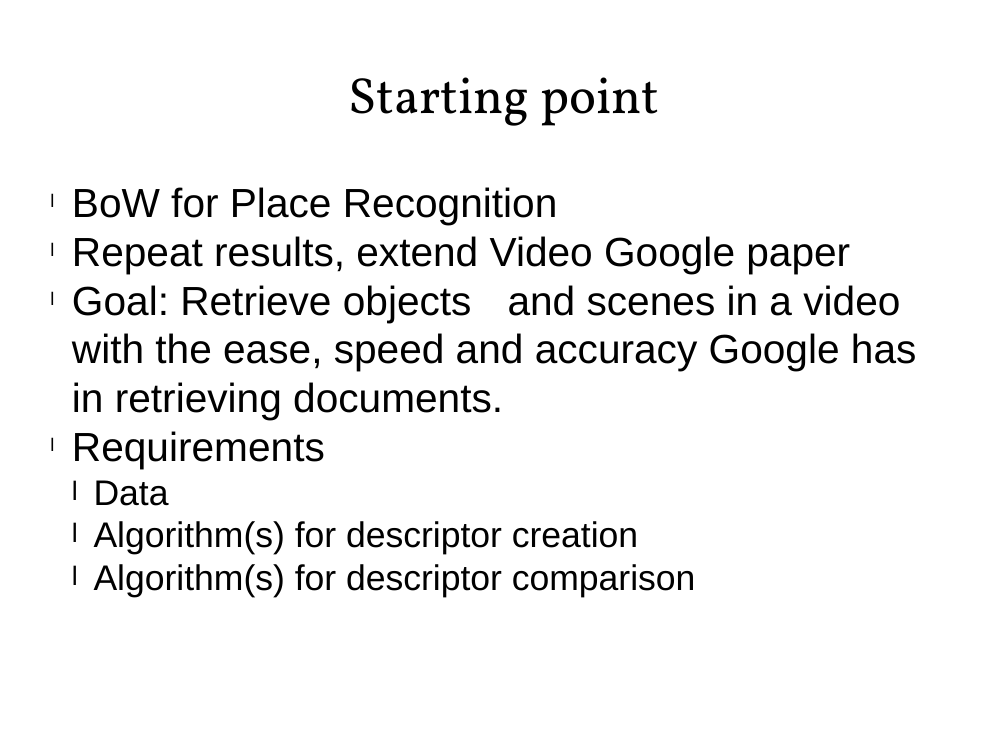
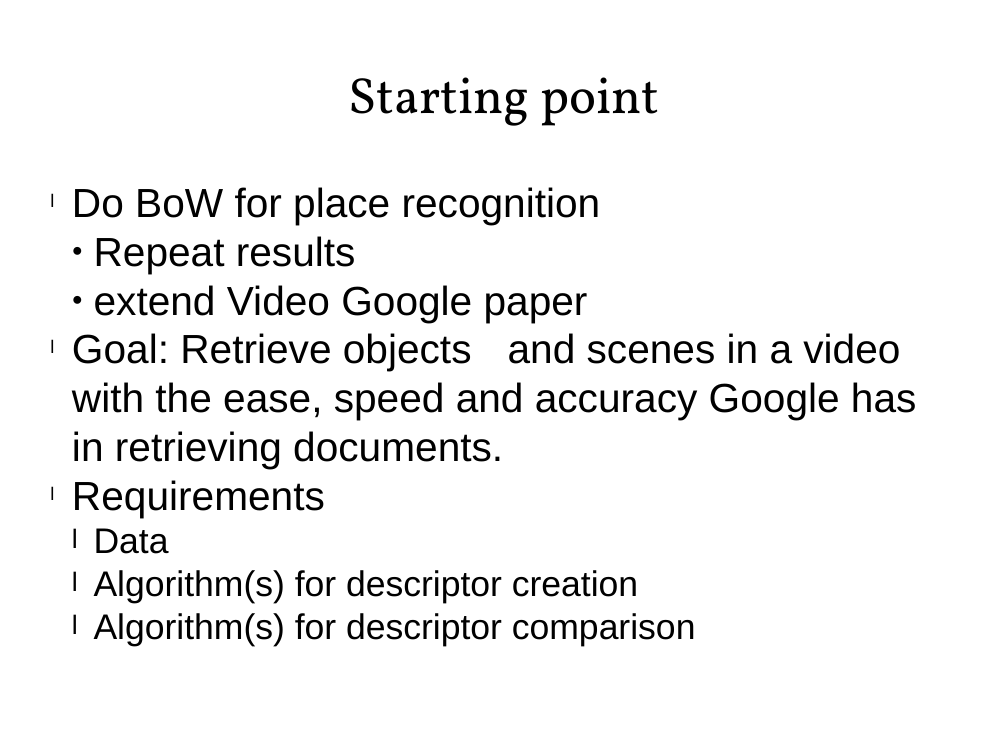
Before and after one commit to estherva7/VideoGoogle-PlaceRecognition, a slide deck: slide 2 of presentation.pptx. Drawn at 1008x756 pixels with LibreOffice and Linux fonts; fonts in the diff are those of the drawing. Boxes give left, top, right and bottom in pixels: in the first picture for what was removed or moved away, otherwise in the second. Text is boxed around its words. In the diff, an @@ line names an element or a change of style, - is before the commit and + after.

```diff
--- a/presentation.pptx
+++ b/presentation.pptx
@@ text at box(72, 187, 601, 322): text changed @@
-l BoW for Place Recognition
-l Repeat results, extend Video Google paper
+l Do BoW for place recognition
+  ● Repeat results
+  ● extend Video Google paper
```
Also in this commit, not shown: 1 other slide changed.
